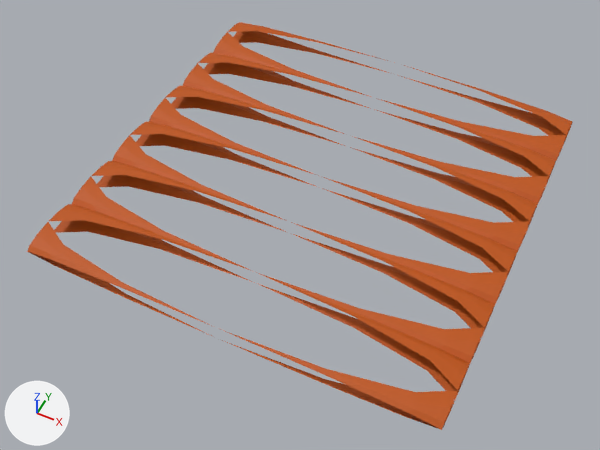
Renders of the FBX model Assets/_Project/Prefabs/Gameplay/Ceiling/Ceiling_Cube.fbx from each side of a commit.
Rendered twice from a 50 mm lens placed at (3.01, -6.57, 7.28), pointed at (-0.04, -0.46, -0.35). Lighting does not change. The marker at lower left points along +X, +Y and +Z. The older version comes first. Vertices at exactly the same position are counted once.
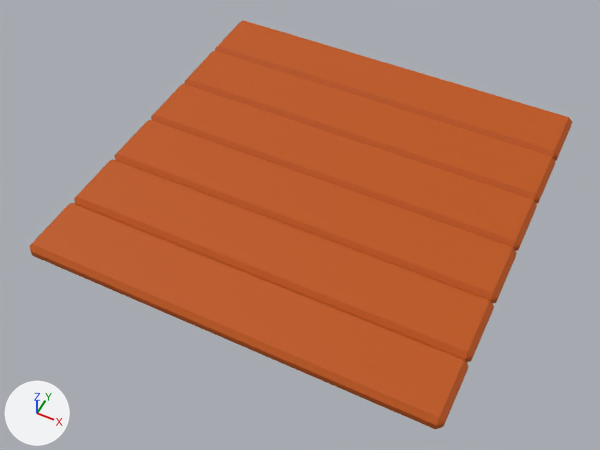
What differs and where, as boxes [x1, y1, x2, y2] in the pictures (600 x 450 px):
'Cube.030', reshaped, rescaled
    before: [27, 204, 470, 430]
    after: [30, 203, 469, 429]
'Cube.029', reshaped, rescaled
    before: [72, 161, 495, 363]
    after: [74, 160, 494, 362]
'Cube.028', reshaped, rescaled
    before: [112, 122, 517, 304]
    after: [114, 120, 517, 304]
'Cube.027', reshaped, rescaled
    before: [149, 86, 538, 252]
    after: [151, 84, 537, 251]
'Cube.022', reshaped, rescaled
    before: [183, 53, 556, 204]
    after: [185, 51, 556, 204]
'Cube.020', reshaped, rescaled
    before: [213, 22, 573, 161]
    after: [215, 20, 572, 161]
part 1 of me_cube_063, deleted
    before: [27, 204, 470, 430]
part 2 of me_cube_063, added (orange)
    after: [30, 203, 469, 429]
part 3 of me_cube_058, deleted
    before: [213, 22, 573, 161]
part 4 of me_cube_058, added (orange)
    after: [215, 20, 572, 161]
part 5 of me_cube_059, deleted
    before: [183, 53, 556, 204]
part 6 of me_cube_059, added (orange)
    after: [185, 51, 556, 204]
part 7 of me_cube_060, deleted
    before: [149, 86, 538, 252]
part 8 of me_cube_060, added (orange)
    after: [151, 84, 537, 251]
part 9 of me_cube_061, deleted
    before: [112, 122, 517, 304]
part 10 of me_cube_061, added (orange)
    after: [114, 120, 517, 304]
part 11 of me_cube_062, deleted
    before: [72, 161, 495, 363]
part 12 of me_cube_062, added (orange)
    after: [74, 160, 494, 362]

Patch to the scene script:
```diff
--- a/Assets/_Project/Prefabs/Gameplay/Ceiling/Ceiling_Cube.fbx.py
+++ b/Assets/_Project/Prefabs/Gameplay/Ceiling/Ceiling_Cube.fbx.py
@@ me_cube_060 @@
 # used by ob_cube_027; location = (0.0, 0.41, 0.0); scale = (2.5, 0.416, 0.1)
-me_cube_060.from_pydata(...)  # 84 vertices, 56 faces; spans x -1.0..1.0, y -1.0..1.0, z -1.0..1.0
+me_cube_060.from_pydata(...)  # 24 vertices, 26 faces; spans x -2.5..2.5, y -0.42..0.42, z -0.1..0.1
+# me_cube_060 part 7: 84 vertices removed from x -1.0..1.0, y -1.0..1.0, z -1.0..1.0
+# me_cube_060 part 8: 24 vertices added at x -2.5..2.5, y -0.42..0.42, z -0.1..0.1
 me_cube_060.materials.append(mat_ceiling)
@@ me_cube_061 @@
 # used by ob_cube_028; location = (0.0, -0.42, 0.0); scale = (2.5, 0.416, 0.1)
-me_cube_061.from_pydata(...)  # 84 vertices, 56 faces; spans x -1.0..1.0, y -1.0..1.0, z -1.0..1.0
+me_cube_061.from_pydata(...)  # 24 vertices, 26 faces; spans x -2.5..2.5, y -0.42..0.42, z -0.1..0.1
+# me_cube_061 part 9: 84 vertices removed from x -1.0..1.0, y -1.0..1.0, z -1.0..1.0
+# me_cube_061 part 10: 24 vertices added at x -2.5..2.5, y -0.42..0.42, z -0.1..0.1
 me_cube_061.materials.append(mat_ceiling)
@@ me_cube_059 @@
 # used by ob_cube_022; location = (0.0, 1.25, 0.0); scale = (2.5, 0.416, 0.1)
-me_cube_059.from_pydata(...)  # 84 vertices, 56 faces; spans x -1.0..1.0, y -1.0..1.0, z -1.0..1.0
+me_cube_059.from_pydata(...)  # 24 vertices, 26 faces; spans x -2.5..2.5, y -0.42..0.42, z -0.1..0.1
+# me_cube_059 part 5: 84 vertices removed from x -1.0..1.0, y -1.0..1.0, z -1.0..1.0
+# me_cube_059 part 6: 24 vertices added at x -2.5..2.5, y -0.42..0.42, z -0.1..0.1
 me_cube_059.materials.append(mat_ceiling)
@@ me_cube_063 @@
 # used by ob_cube_030; location = (0.0, -2.08, 0.0); scale = (2.5, 0.416, 0.1)
-me_cube_063.from_pydata(...)  # 84 vertices, 56 faces; spans x -1.0..1.0, y -1.0..1.0, z -1.0..1.0
+me_cube_063.from_pydata(...)  # 24 vertices, 26 faces; spans x -2.5..2.5, y -0.42..0.42, z -0.1..0.1
+# me_cube_063 part 1: 84 vertices removed from x -1.0..1.0, y -1.0..1.0, z -1.0..1.0
+# me_cube_063 part 2: 24 vertices added at x -2.5..2.5, y -0.42..0.42, z -0.1..0.1
 me_cube_063.materials.append(mat_ceiling)
@@ me_cube_058 @@
 # used by ob_cube_020; location = (0.0, 2.08, 0.0); scale = (2.5, 0.416, 0.1)
-me_cube_058.from_pydata(...)  # 84 vertices, 56 faces; spans x -1.0..1.0, y -1.0..1.0, z -1.0..1.0
+me_cube_058.from_pydata(...)  # 24 vertices, 26 faces; spans x -2.5..2.5, y -0.42..0.42, z -0.1..0.1
+# me_cube_058 part 3: 84 vertices removed from x -1.0..1.0, y -1.0..1.0, z -1.0..1.0
+# me_cube_058 part 4: 24 vertices added at x -2.5..2.5, y -0.42..0.42, z -0.1..0.1
 me_cube_058.materials.append(mat_ceiling)
@@ me_cube_062 @@
 # used by ob_cube_029; location = (0.0, -1.25, 0.0); scale = (2.5, 0.416, 0.1)
-me_cube_062.from_pydata(...)  # 84 vertices, 56 faces; spans x -1.0..1.0, y -1.0..1.0, z -1.0..1.0
+me_cube_062.from_pydata(...)  # 24 vertices, 26 faces; spans x -2.5..2.5, y -0.42..0.42, z -0.1..0.1
+# me_cube_062 part 11: 84 vertices removed from x -1.0..1.0, y -1.0..1.0, z -1.0..1.0
+# me_cube_062 part 12: 24 vertices added at x -2.5..2.5, y -0.42..0.42, z -0.1..0.1
 me_cube_062.materials.append(mat_ceiling)
@@ ob_cube_027 @@
 ob_cube_027.location = (0.0, 0.41, 0.0)
-ob_cube_027.scale = (2.5, 0.416, 0.1)
@@ ob_cube_028 @@
 ob_cube_028.location = (0.0, -0.42, 0.0)
-ob_cube_028.scale = (2.5, 0.416, 0.1)
@@ ob_cube_022 @@
 ob_cube_022.location = (0.0, 1.25, 0.0)
-ob_cube_022.scale = (2.5, 0.416, 0.1)
@@ ob_cube_030 @@
 ob_cube_030.location = (0.0, -2.08, 0.0)
-ob_cube_030.scale = (2.5, 0.416, 0.1)
@@ ob_cube_020 @@
 ob_cube_020.location = (0.0, 2.08, 0.0)
-ob_cube_020.scale = (2.5, 0.416, 0.1)
@@ ob_cube_029 @@
 ob_cube_029.location = (0.0, -1.25, 0.0)
-ob_cube_029.scale = (2.5, 0.416, 0.1)
```
